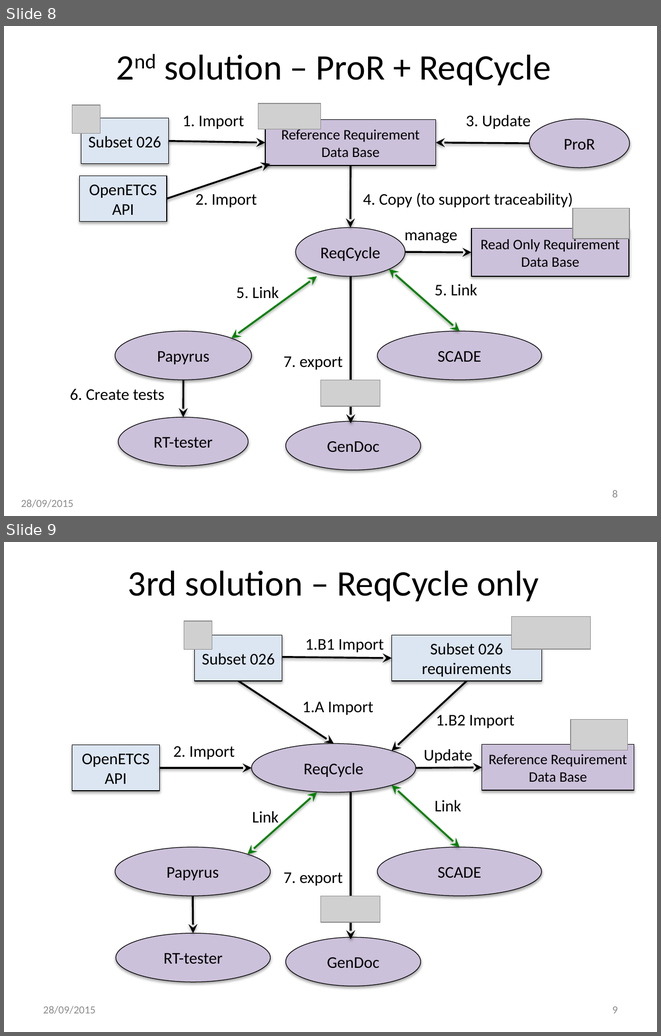
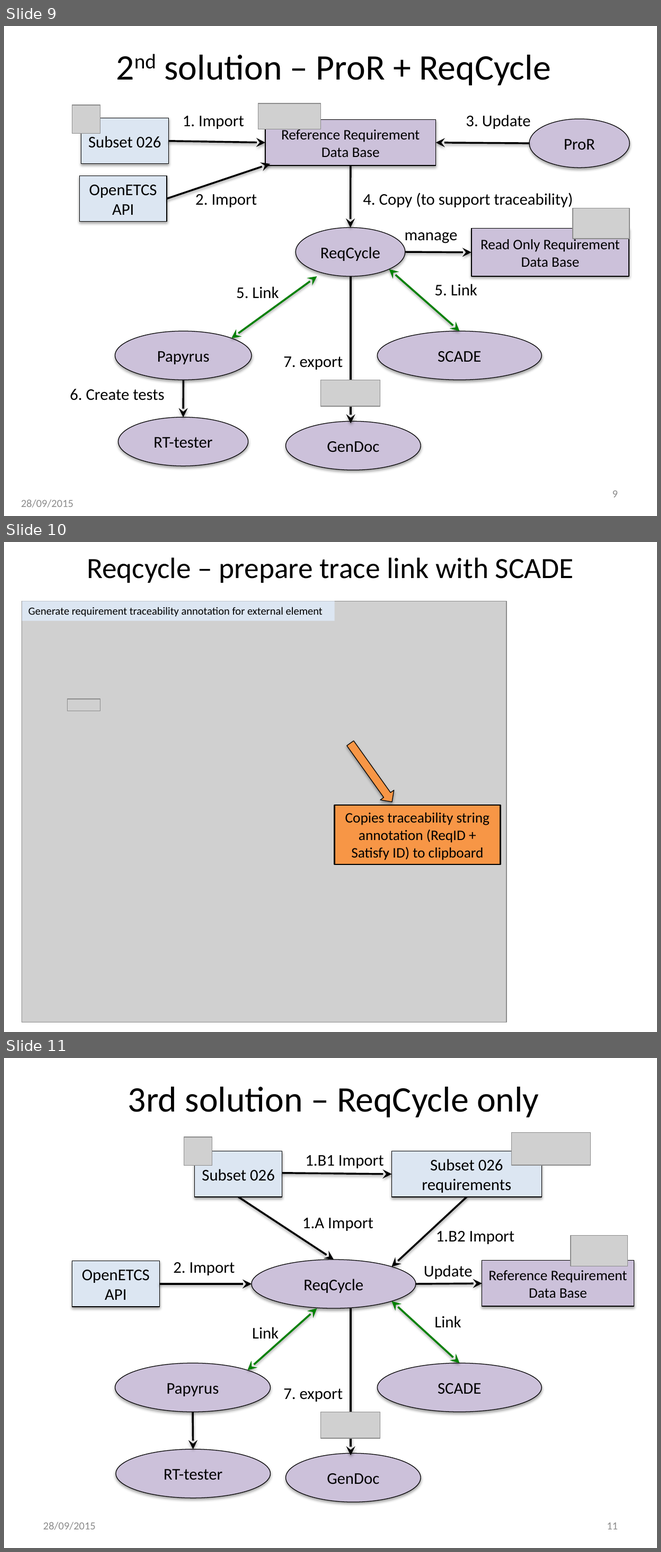
Before and after one commit to openETCS/toolchain, a slide deck: T7.3/TraceabilityArchitecture/images/2015-10-25 openETCS traceability_Figures.pptx. Shown one above the other, each under a label of ours: slides 8 and 9 before the commit, slides 9, 10 and 11 after it. The pictures are 661x1036 and 661x1552 pixels, drawn with LibreOffice and Linux fonts; fonts in the diff are those of the drawing; grey boxes stand for pictures. Boxes give left, top, right and bottom in pixels: in the first picture for what was removed or moved away, otherwise in the second. Text is boxed around its words. In the diff, an @@ line names an element or a change of style, - is before the commit and + after.

Commit message:
Detailed creation of link with Scade element from ReqCycle

```diff
--- a/T7.3/TraceabilityArchitecture/images/2015-10-25 openETCS traceability_Figures.pptx
+++ b/T7.3/TraceabilityArchitecture/images/2015-10-25 openETCS traceability_Figures.pptx
@@ slide 10 added at (x1=4, y1=542, x2=657, y2=1032), background #FFFFFF @@
@@ title added at (x1=87, y1=557, x2=574, y2=583), 32.4 pt, text #000000 @@
+Reqcycle – prepare trace link with SCADE
@@ group added at (x1=21, y1=601, x2=506, y2=1023): 2 pictures, 2 rectangles, 1 right arrow @@
+Generate requirement traceability annotation for external element
+Copies traceability string annotation (ReqID + Satisfy ID) to clipboard
@@ what was slide 8 is now slide 9 @@
@@ page number at (x1=612, y1=490, x2=618, y2=497): text changed @@
-8
+9
@@ what was slide 9 is now slide 11 @@
@@ page number at (x1=607, y1=1522, x2=618, y2=1529): text changed @@
-9
+11
```
Also in this commit, not shown: 8 other files.
